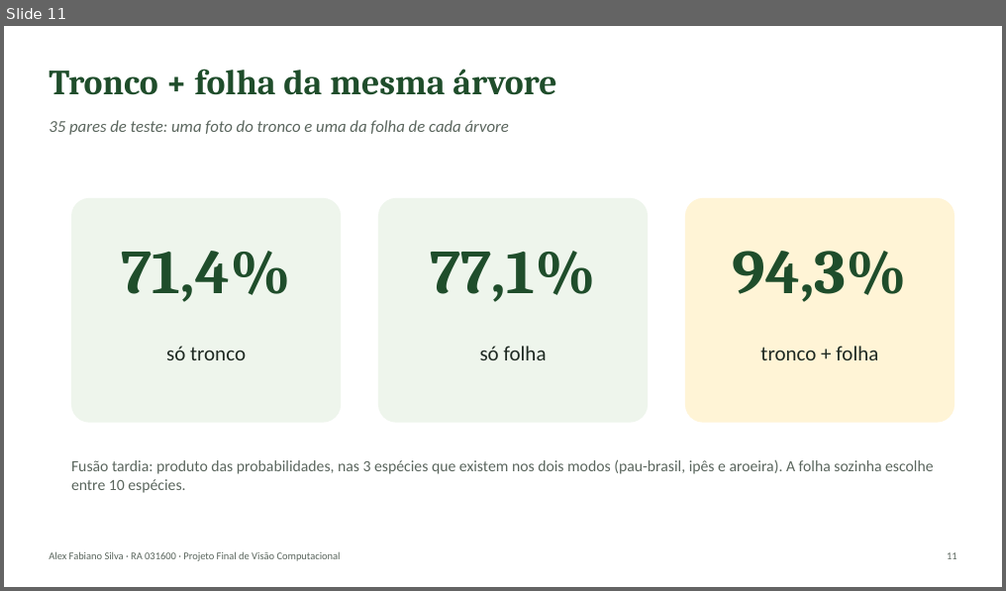
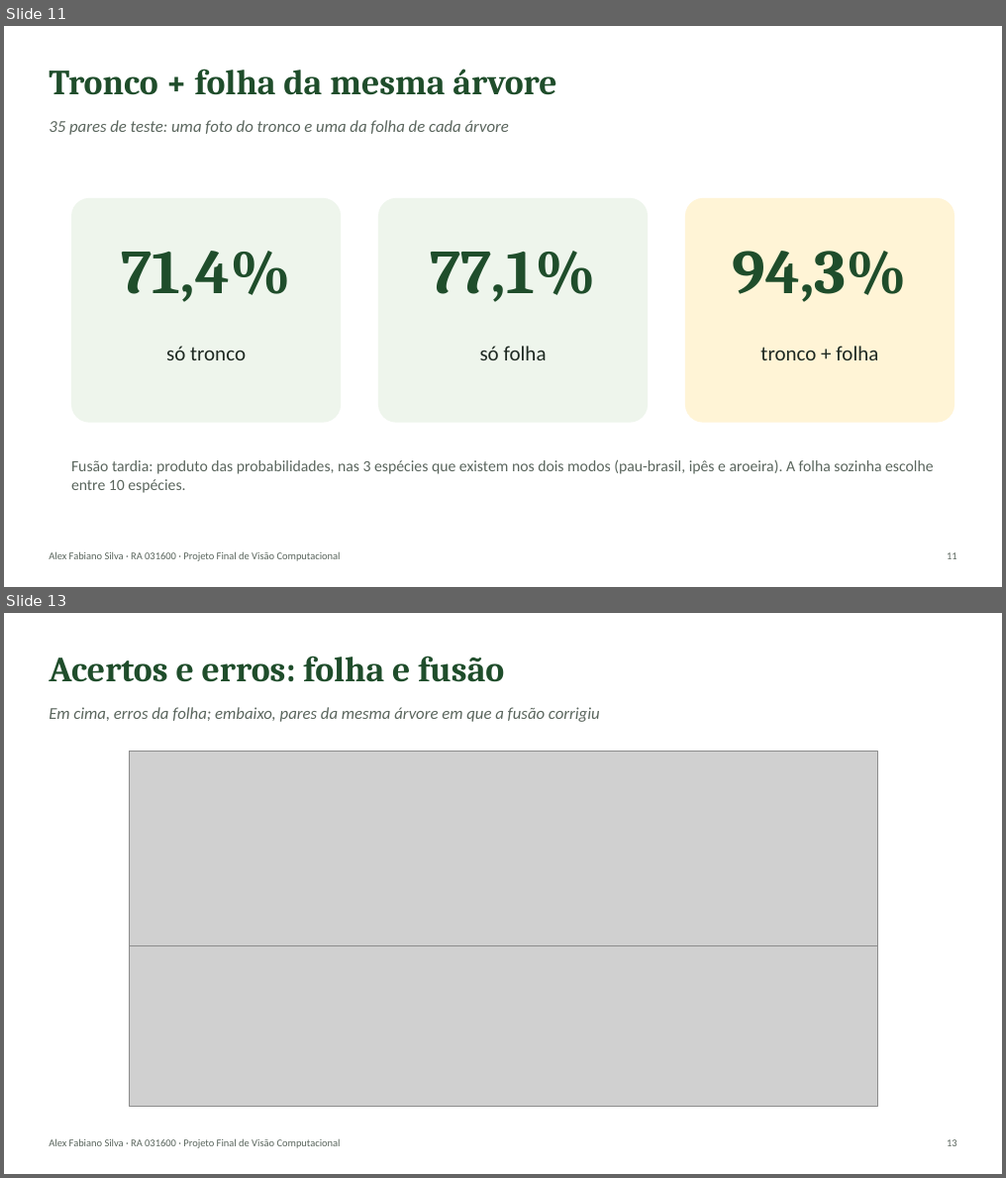
Before and after one commit to alexfabianomoc/Sistema-Interativo-de-Visao-Computacional-e-Inteligencia-Multimodal, a slide deck: docs/apresentacao/apresentacao.pptx. Shown one above the other, each under a label of ours: slide 11 before the commit, slides 11 and 13 after it; the slides between them are not shown. The pictures are 1006x591 and 1006x1178 pixels, drawn with LibreOffice and Linux fonts; fonts in the diff are those of the drawing; grey boxes stand for pictures. Boxes give left, top, right and bottom in pixels: in the first picture for what was removed or moved away, otherwise in the second. Text is boxed around its words. In the diff, an @@ line names an element or a change of style, - is before the commit and + after.

```diff
--- a/docs/apresentacao/apresentacao.pptx
+++ b/docs/apresentacao/apresentacao.pptx
@@ slide 13 added at [4, 613, 1002, 1174], background #FFFFFF @@
@@ text added at [49, 656, 504, 682], 34 pt, text #1F4D2B, bold @@
+Acertos e erros: folha e fusão
@@ text added at [49, 707, 600, 722], 16 pt, text #5B665E, italic @@
+Em cima, erros da folha; embaixo, pares da mesma árvore em que a fusão corrigiu
@@ picture added at [129, 752, 877, 954] @@
@@ picture added at [129, 947, 877, 1107] @@
@@ text added at [49, 1139, 341, 1149], 10 pt, text #5B665E @@
+Alex Fabiano Silva · RA 031600 · Projeto Final de Visão Computacional
@@ text added at [946, 1140, 957, 1147], 10 pt, text #5B665E @@
+13
```
Also in this commit, not shown: 5 slides changed, 13 other files.
